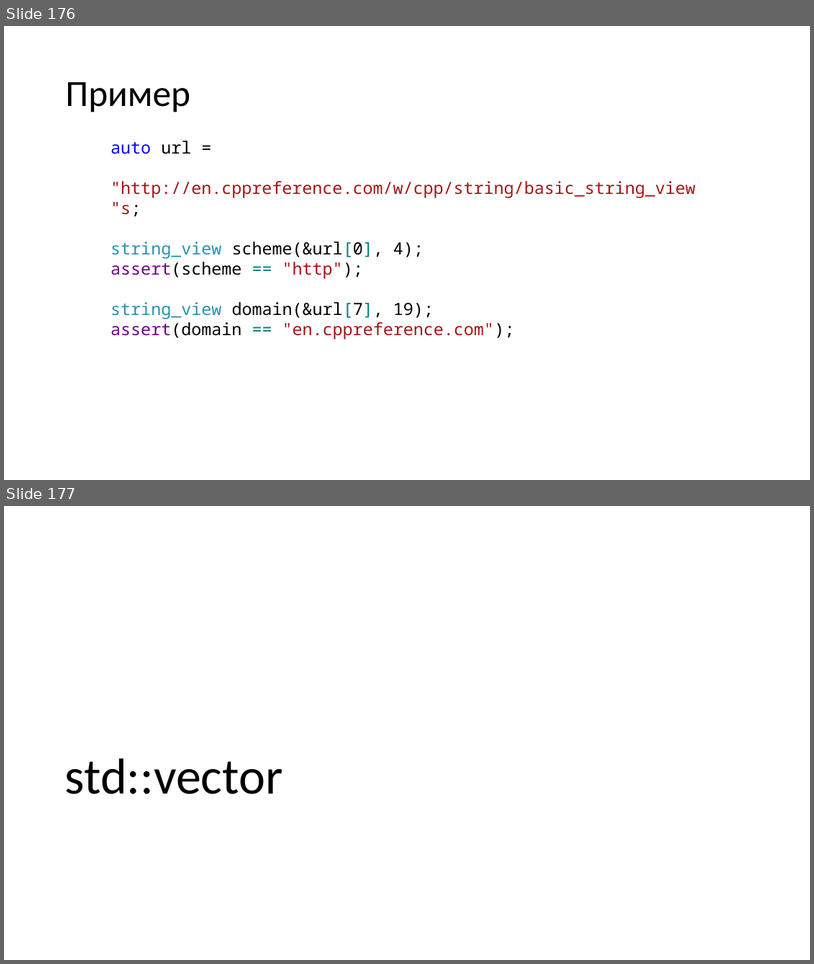
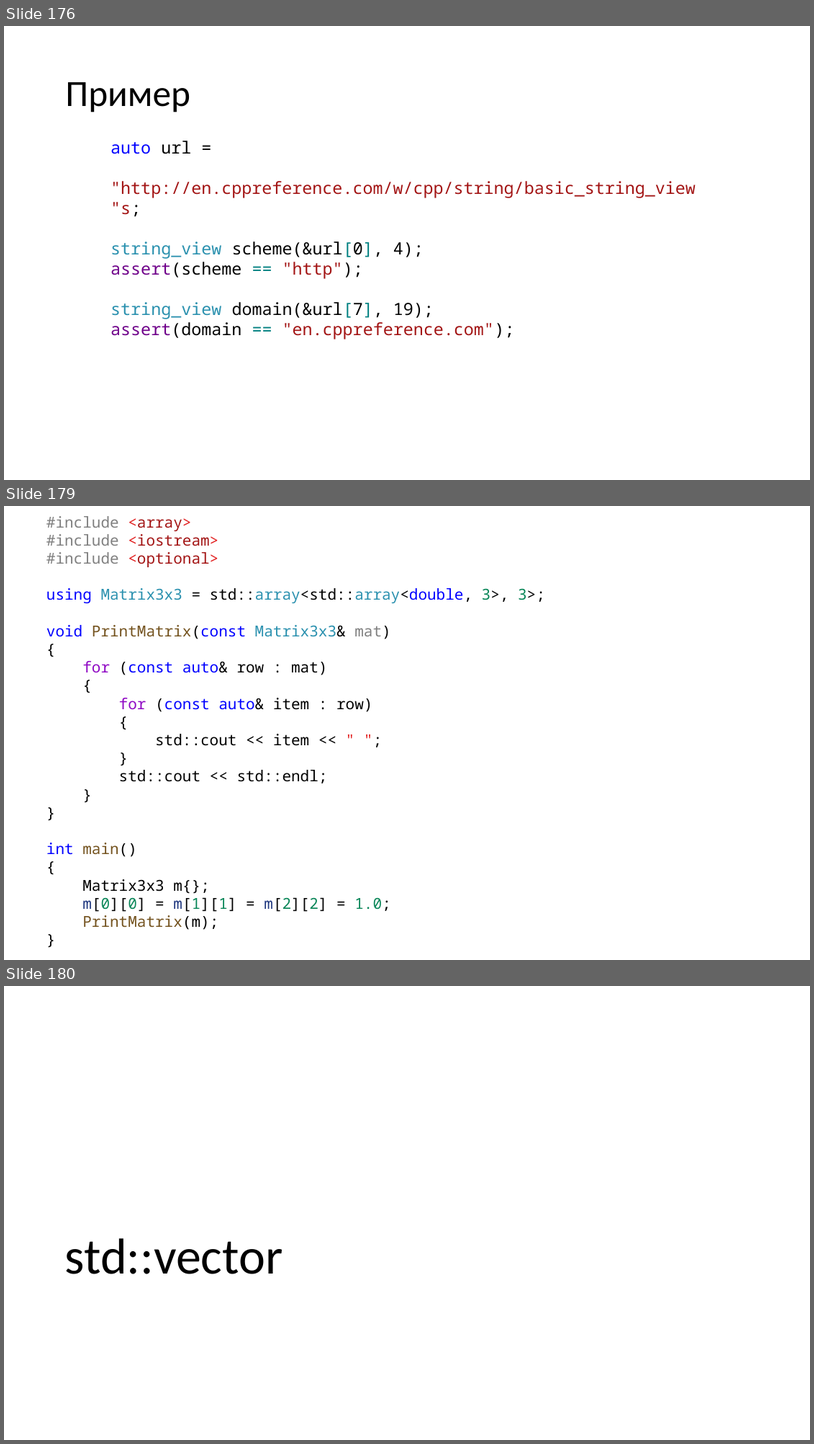
Before and after one commit to alexey-malov/oop, a slide deck: lectures/01/Синтаксис C++.pptx. Shown one above the other, each under a label of ours: slides 176 and 177 before the commit, slides 176, 179 and 180 after it; the slides between them are not shown. The pictures are 814x964 and 814x1444 pixels, drawn with LibreOffice and Linux fonts; fonts in the diff are those of the drawing. Boxes give left, top, right and bottom in pixels: in the first picture for what was removed or moved away, otherwise in the second. Text is boxed around its words. In the diff, an @@ line names an element or a change of style, - is before the commit and + after.

```diff
--- a/lectures/01/Синтаксис C++.pptx
+++ b/lectures/01/Синтаксис C++.pptx
@@ slide 179 added at [4, 506, 810, 960], background #FFFFFF @@
@@ text added at [46, 516, 545, 929], 18 pt, text #000000 @@
+#include <array>
+#include <iostream>
+#include <optional>
+using Matrix3x3 = std::array<std::array<double, 3>, 3>;
+void PrintMatrix(const Matrix3x3& mat)
+{
+for (const auto& row : mat)
+{
+for (const auto& item : row)
+{
+std::cout << item << " ";
+}
+std::cout << std::endl;
+}
+}
+int main()
+{
+Matrix3x3 m{};
+m[0][0] = m[1][1] = m[2][2] = 1.0;
+PrintMatrix(m);
+}
@@ what was slide 177 is now slide 180 @@
```
Also in this commit, not shown: 2 other slides added, 8 other files.
